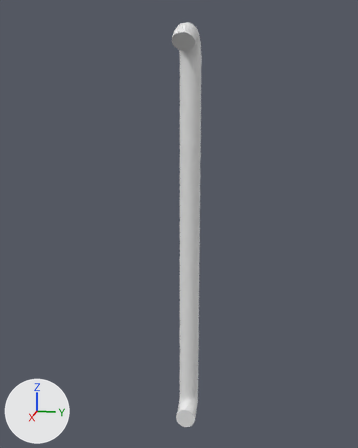
A saved change to the Blender file Assets/Models/Shower.blend.
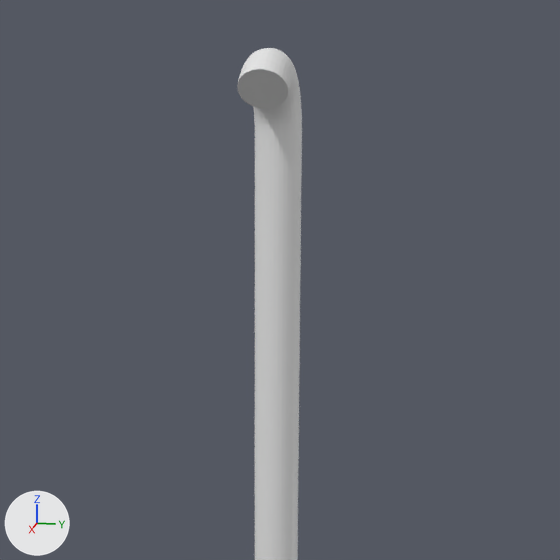
There are two pictures of each version: one whole from a 50 mm camera at (47.13, 8.34, 7.87) aimed at (2.96, -0.49, -3.17), one close up on the part from 17% to 90% of the width and 0% to 58% of the height. The axes (+X, +Y, +Z) are drawn at lower left. The lights are the same throughout. The close-ups show mesh edges as thin lines.
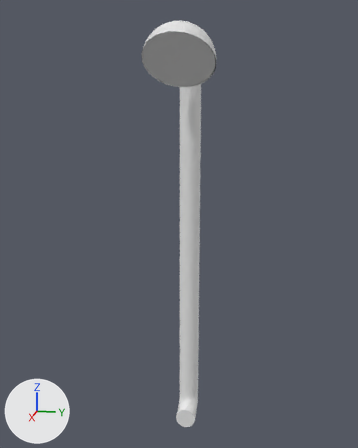
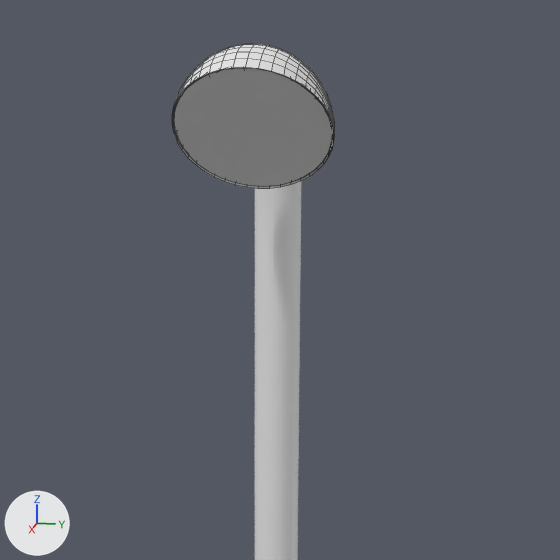
Commit message: updated shower head

Pixel boxes (x1, y1, x2, y2) of what changed, in the close-ups (560 x 560 px):
'Cylinder.001', added
    after: (174, 68, 332, 186)
'Plane', added
    after: (172, 44, 334, 189)

Edits to the bpy script that builds the scene:
```text
Add me_cylinder_001:
    me_cylinder_001.from_pydata(...)  # a 32-sided cylinder along z spanning x -1.0..1.0, y -1.0..1.0, z -1.0..1.0
Add me_plane:
    me_plane.from_pydata(...)  # 484 vertices, 441 faces; spans x -7.5..-2.13, y -3.06..3.06, z -5.05..-0.01
Add ob_cylinder_001:
    ob_cylinder_001 = bpy.data.objects.new('Cylinder.001', me_cylinder_001)
    ob_cylinder_001.location = (5.53, 0.0, 11.13)
    ob_cylinder_001.rotation_euler = (0.0, -0.698, 0.0)  # degrees (0, -40, 0)
    ob_cylinder_001.scale = (3.0, 3.0, 0.001)
Add ob_plane:
    ob_plane = bpy.data.objects.new('Plane', me_plane)
    ob_plane.location = (10.0, 0.0, 14.16)
```
